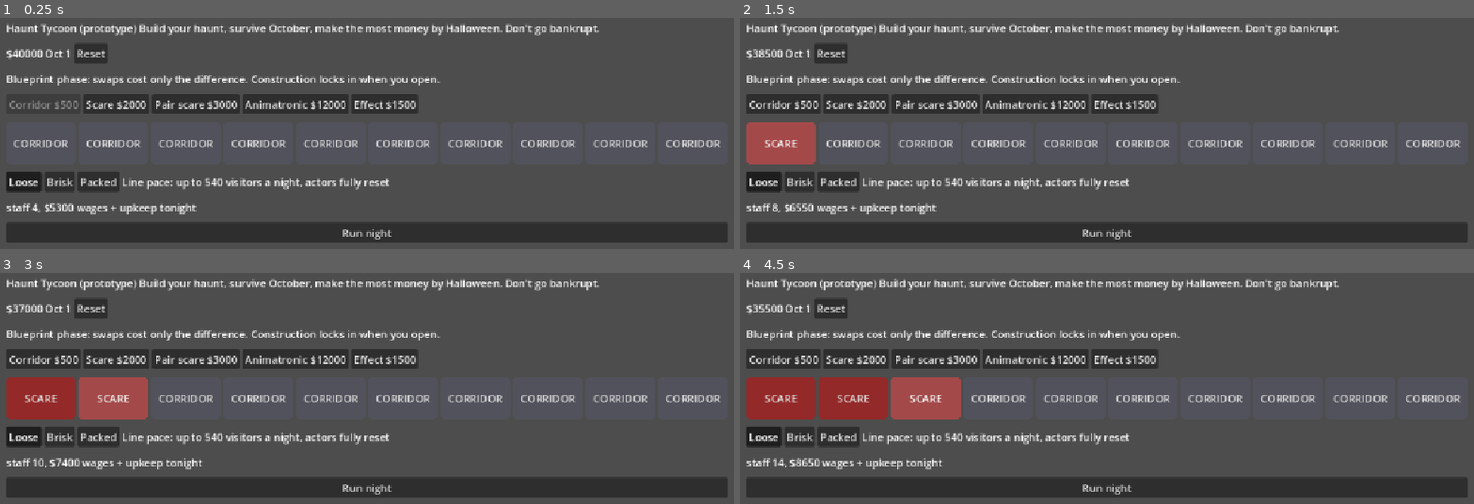
Above: before the commit, frames 1-4 (two rows, left to right).
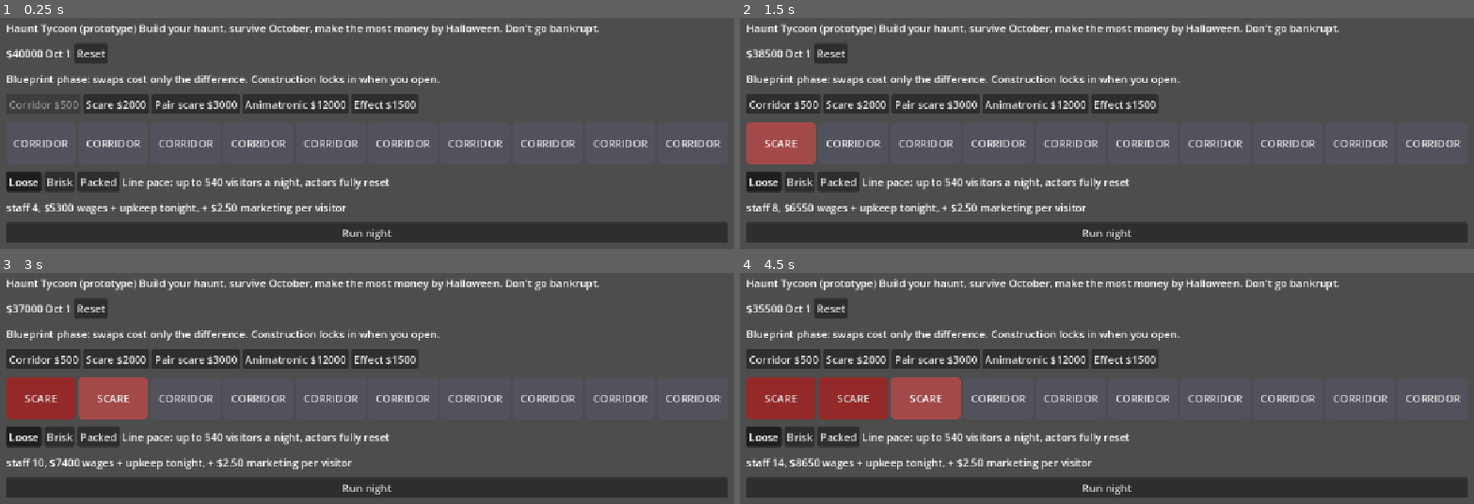
Above: after the commit, the same moments.

Repository: ajtran303/haunt-tycoon
Game: Godot game, scene res://game/main.tscn
Same seed, same stepped clock (60 frames per second), same inputs: the game is played once before the commit and once after it.
Inputs:
- Up to frame 1 (0.25 s): no input
- Up to frame 2 (1.5 s): click "Reset" at 0.5 s; click "CORRIDOR" at 1.25 s
- Up to frame 3 (3 s): click "SCARE" at 2 s; click "CORRIDOR" at 2.75 s
- Up to frame 4 (4.5 s): click "SCARE" at 3.5 s; click "CORRIDOR" at 4.25 s

The runs differ from the first frame. In frame 1, 0.4% of the frame differs, in the area x 26-48%, y 80-85%; in frame 2, 0.4%; in frame 3, 0.4%, in the area x 27-48%, y 80-85%; in frame 4, 0.4%.

Commit message:
add better status lines

Diff:
--- a/game/main.gd
+++ b/game/main.gd
@@ -164,9 +164,10 @@
 	for b in %ToolBar.get_children():
 		b.disabled = cheapest_place_cost(b.get_meta("type")) > cash
 
-	%CostPreview.text = "staff %d, $%.0f wages + upkeep tonight" % [
+	%CostPreview.text = "staff %d, $%.0f wages + upkeep tonight, + $%.2f marketing per visitor" % [
 		Night.staff_for(layout),
 		Night.wages_for(layout) + Night.upkeep_for(layout) + Night.NIGHTLY_OVERHEAD,
+		Night.MARKETING_PER_VISITOR,
 	]
 
 	var strain := "actors fully reset"
@@ -188,12 +189,15 @@
 	var sold_out: bool = demand / Night.GROUP_SIZE > capacity
 	town.record_night(r.satisfaction)
 	var color := "66bb6a" if r.profit >= 0.0 else "ef5350"
-	var line := "[b]Oct %d[/b]  %d visitors. %s [color=#%s]$%.0f[/color]" % [
+	var line := "[b]Oct %d[/b]  %d visitors × $%.0f tickets + $%.0f gifts − $%.0f costs = [color=#%s]$%.0f[/color]. %s" % [
 		night,
 		r.groups * Night.GROUP_SIZE,
-		crowd_word(r.satisfaction),
+		Night.TICKET_PRICE,
+		r.gift,
+		r.costs,
 		color,
 		r.profit,
+		crowd_word(r.satisfaction),
 	]
 	if sold_out:
 		line += " [color=#e0a458]Sold out! Line down the block.[/color]"
--- a/sim/night.gd
+++ b/sim/night.gd
@@ -102,6 +102,9 @@
 		"hit_average": float(total_hits) / groups,
 		"real_hit_average": float(total_actor_hits) / groups,
 		"satisfaction": total_sat / groups,
+		"tickets": tickets,
+		"gift": gift,
+		"costs": wages + overhead + marketing,
 		"profit": tickets + gift - wages - overhead - marketing,
 	}
 
